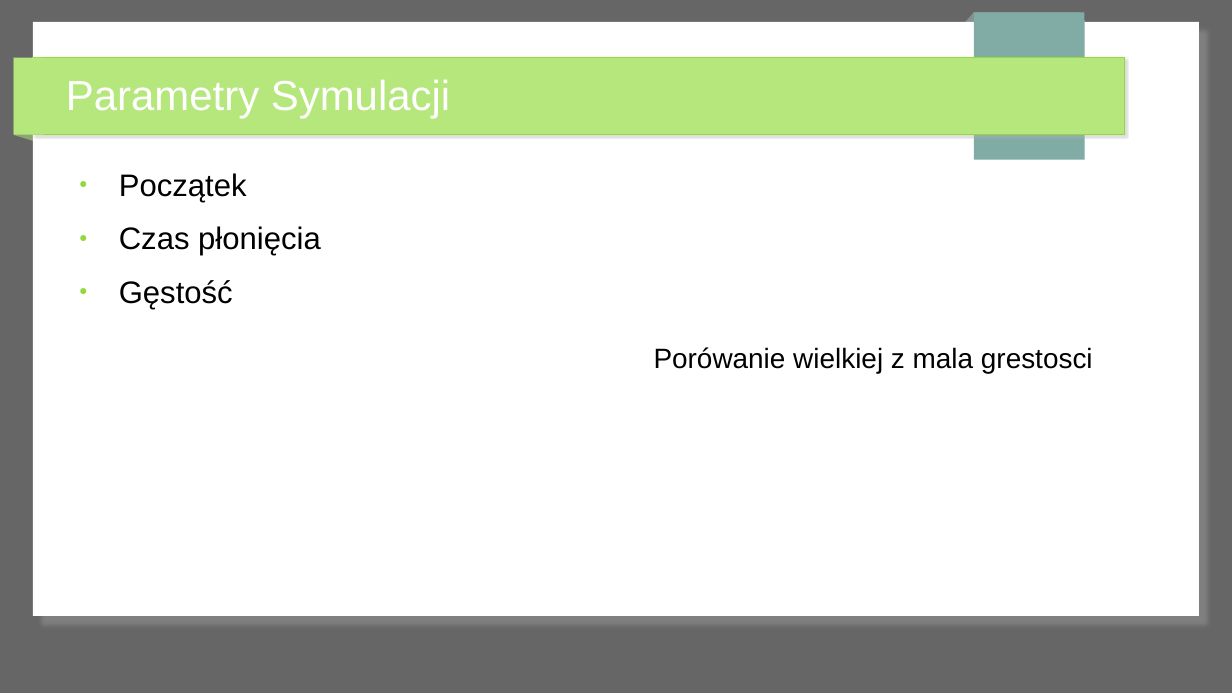
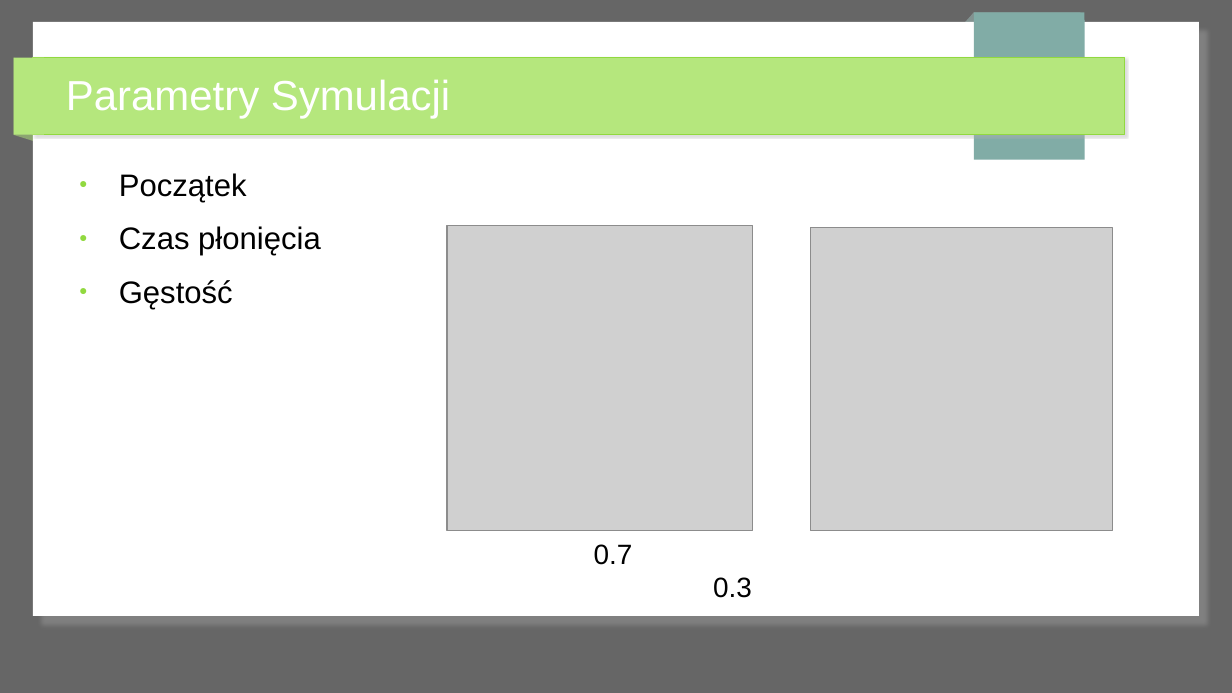
Before and after one commit to Kac-S/symulacja_pozaru_lasu, a slide deck: slide 5 of prezentacja_las.odp. Drawn at 1232x693 pixels with LibreOffice and Linux fonts; fonts in the diff are those of the drawing; grey boxes stand for pictures. Boxes give left, top, right and bottom in pixels: in the first picture for what was removed or moved away, otherwise in the second. Text is boxed around its words. In the diff, an @@ line names an element or a change of style, - is before the commit and + after.

```diff
--- a/prezentacja_las.odp
+++ b/prezentacja_las.odp
@@ picture added at <box>447,225,754,531</box> @@
@@ picture added at <box>811,228,1113,531</box> @@
@@ text removed at <box>654,347,1093,373</box> @@
-Porówanie wielkiej z mala grestosci
@@ text added at <box>594,544,752,598</box>, 18 pt, text #000000 @@
+0.7 0.3
```
Also in this commit, not shown: 5 other slides changed, 2 other files.
